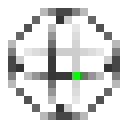
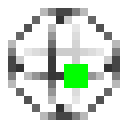
The second w=128, h=128 image is a revision of the first. Changes to its layers:
painted on "circuit_blocks_qubit_bloch_blank.png" over [64, 64, 88, 88]
